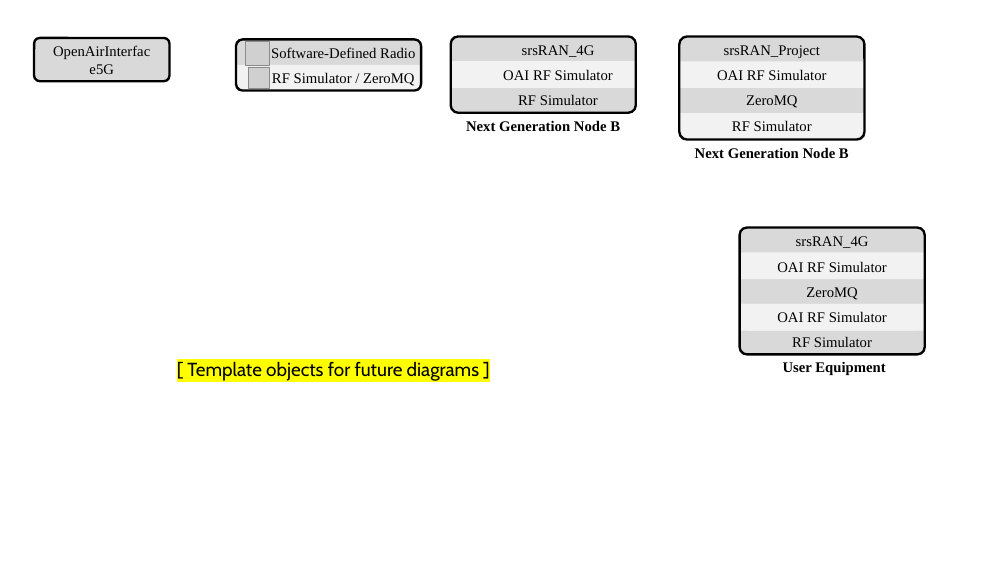
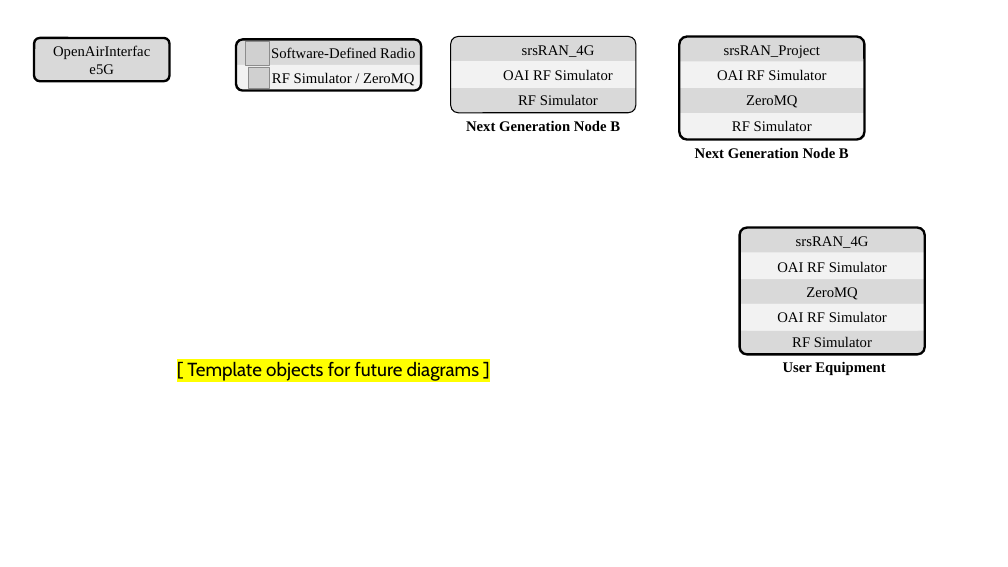
Before and after one commit to usnistgov/O-RAN-Testbed-Automation, a slide deck: slide 5 of RAN_Intelligent_Controllers/research/Diagrams.pptx. Drawn at 1008x567 pixels with LibreOffice and Linux fonts; fonts in the diff are those of the drawing; grey boxes stand for pictures. Boxes give left, top, right and bottom in pixels: in the first picture for what was removed or moved away, otherwise in the second. Text is boxed around its words. In the diff, an @@ line names an element or a change of style, - is before the commit and + after.

```diff
--- a/RAN_Intelligent_Controllers/research/Diagrams.pptx
+++ b/RAN_Intelligent_Controllers/research/Diagrams.pptx
@@ rounded rectangle at box(451, 36, 636, 113): outline #000000 2.25 pt to #000000 1 pt @@
```
Also in this commit, not shown: 4 other slides changed, 50 other files.
